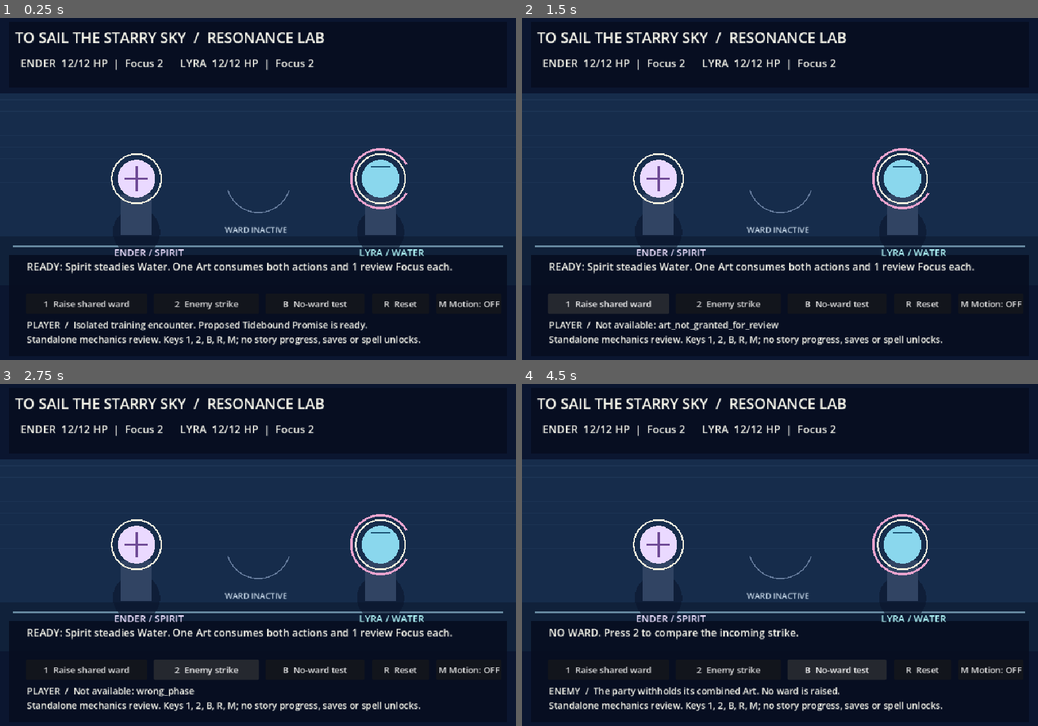
Above: before the commit, frames 1-4 (two rows, left to right).
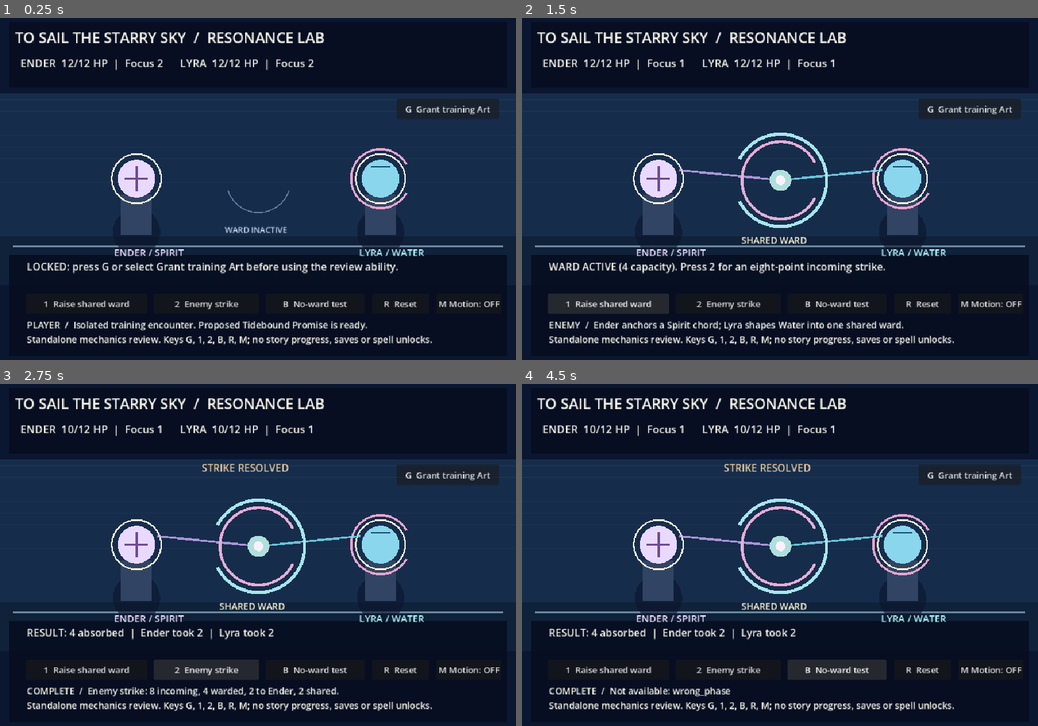
Above: after the commit, the same moments.

Repository: ndrorchestration/ToSailaStarrySky-jrpg
Game: Godot game, scene res://scenes/resonance_dual_review.tscn
Same seed, same stepped clock (60 frames per second), same inputs: the game is played once before the commit and once after it. This scene is started directly instead of the project's main scene.
Inputs (mouse positions are in pixels of both pictures, inside the frame that each line leads up to):
- Up to frame 1 (0.25 s): no input
- Up to frame 2 (1.5 s): click (970, 110) at 0.5 s, where only the run after the commit has a clickable "G Grant training Art"; click "1 Raise shared ward" at 1.25 s
- Up to frame 3 (2.75 s): click "2 Enemy strike" at 2 s
- Up to frame 4 (4.5 s): click "M Motion: OFF" at 2.75 s; click "M Motion: ON" at 3.5 s; click "B No-ward test" at 4.25 s

The runs differ from the first frame. In frame 1, 3.0% of the frame differs, in the area x 5-97%, y 23-96%; in frame 2, 5.4%; in frame 3, 5.5%, in the area x 5-97%, y 12-96%; in frame 4, 5.1%.

Commit message:
feat(godot): expose explicit training unlock control in Resonance review scene

Diff:
--- a/godot/scripts/resonance_dual_review.gd
+++ b/godot/scripts/resonance_dual_review.gd
@@ -26,6 +26,7 @@
     battle_status = _label(ui, Vector2(38, 72), Vector2(882, 55), 20)
     detail = _label(ui, Vector2(50, 452), Vector2(862, 58), 19)
     notice = _label(ui, Vector2(50, 562), Vector2(860, 66), 17)
+    _button(ui, Vector2(738, 153), Vector2(190, 38), "G  Grant training Art", _grant)
     _button(ui, Vector2(48, 516), Vector2(226, 38), "1  Raise shared ward", _cast)
     _button(ui, Vector2(286, 516), Vector2(196, 38), "2  Enemy strike", _strike)
     _button(ui, Vector2(494, 516), Vector2(184, 38), "B  No-ward test", _baseline)
@@ -62,6 +63,8 @@
     match event.keycode:
         KEY_1:
             _cast()
+        KEY_G:
+            _grant()
         KEY_2:
             _strike()
         KEY_B:
@@ -73,6 +76,11 @@
         _:
             return
     get_viewport().set_input_as_handled()
+
+func _grant() -> void:
+    last_action_result = battle.grant_training_access(Battle.ART_ID)
+    _refresh_hud()
+    queue_redraw()
 
 func _cast() -> void:
     last_action_result = battle.activate()
@@ -136,7 +144,10 @@
     ]
     var phase_name := str(snap["phase"]).to_upper()
     if str(snap["phase"]) == "player":
-        detail.text = "READY: Spirit steadies Water. One Art consumes both actions and 1 review Focus each."
+        if Array(snap.get("trainingGrants", [])).is_empty():
+            detail.text = "LOCKED: press G or select Grant training Art before using the review ability."
+        else:
+            detail.text = "READY: Spirit steadies Water. One Art consumes both actions and 1 review Focus each."
     elif str(snap["phase"]) == "enemy":
         detail.text = "WARD ACTIVE (%d capacity). Press 2 for an eight-point incoming strike." % int(snap["wardCapacity"]) if int(snap["wardCapacity"]) > 0 else "NO WARD. Press 2 to compare the incoming strike."
         if int(snap["wardCapacity"]) > 0 and not reduced_motion and visual_step < 3:
@@ -149,7 +160,7 @@
     var last_line := str(snap["log"].back())
     if not last_action_result.is_empty() and not bool(last_action_result.get("ok", false)):
         last_line = "Not available: " + str(last_action_result.get("reason", "unknown"))
-    notice.text = phase_name + "  /  " + last_line + "\nStandalone mechanics review. Keys 1, 2, B, R, M; no story progress, saves or spell unlocks."
+    notice.text = phase_name + "  /  " + last_line + "\nStandalone mechanics review. Keys G, 1, 2, B, R, M; no story progress, saves or spell unlocks."
     if motion_button != null:
         motion_button.text = "M Motion: " + ("OFF" if reduced_motion else "ON")
 
